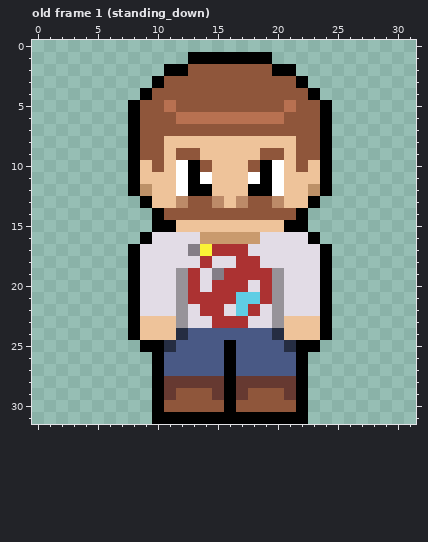
Pixel-art file, stored at Assets/Art/enemy_one.aseprite. The picture above was drawn from the file before the commit.
32x32 pixels, 27 frames. Colours within 5 levels of each other are drawn and written as one. Shown: old frame 1 (standing_down). The commit also changed other frames, which this record leaves out.
New version:
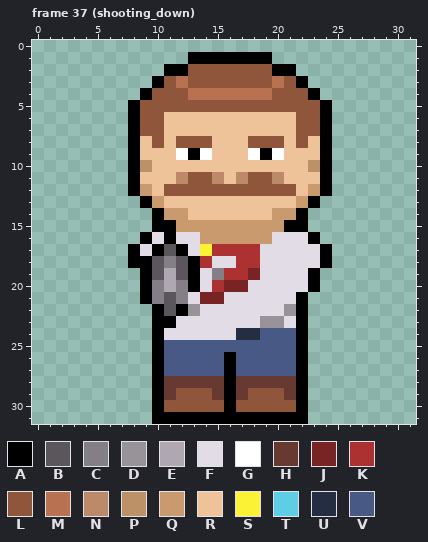
Palette (. is transparent): A #000000  B #5a565c  C #847e87  D #979399  E #afa8b3  F #e2dce6  G #ffffff  H #663931  J #782424  K #ac3232  L #8f563b  M #b87151  N #bc8a68  P #bd9168  Q #c99a6d  R #eec39a  S #fbf236  T #5fcde4  U #252d42  V #495985
A new or re-ordered frame is compared with the old frame closest to it.
Changes in this commit:
frames 27 -> 38
Frame 37 (shooting_down) is new; against old frame 1 (standing_down):
y 3: x 12 L -> M; x 20 L -> M
y 4: x 13..19 LLLLLLL -> MMMMMMM
y 5: x 11 M -> L; x 21 M -> L
y 6: x 11..21 LMMMMMMMMML -> RRRRRRRRRRR
y 7: x 11..21 LLLLLLLLLLL -> RRRRRRRRRRR
y 8: x 9 L -> R; x 12..14 RRR -> LLL; x 18..20 RRR -> LLL; x 23 L -> R
y 9: x 9..10 LL -> RR; x 12..14 LLR -> GAG; x 18..20 RLL -> GAG; x 22..23 LL -> RR
y 10: x 9..10 RL -> PR; x 12..14 GAL -> RRR; x 18..20 LAG -> RRR; x 22..23 LR -> RP
y 11: x 12..15 GAGR -> NLLN; x 17..20 RGAG -> NLLN
y 12: x 9 P -> Q; x 11..21 RGAARRRAAGR -> LLLLLLLLLLL; x 23 P -> Q
y 13: x 10 R -> Q; x 12..15 NLLN -> RRRR; x 17..20 NLLN -> RRRR; x 22 R -> Q
y 14: x 11..21 LLLLLLLLLLL -> QQRRRRRRRQQ
y 15: x 12..20 RRRRRRRRR -> QQQQQQQQQ
y 16: x 11 F -> A; x 19 F -> Q
y 17: x 10..13 FFFC -> ABAF; x 18 F -> K
y 18: x 9..13 FFFFF -> ABCBA
y 19: x 8..13 AFFFDK -> .ABEBA; x 18..20 KKD -> JFF; x 23..24 FA -> A.
y 20: x 8..13 AFFFDK -> .ACECA; x 16..17 KK -> JJ; x 19..20 KD -> FF; x 23..24 FA -> A.
y 21: x 8..20 AFFFDKKKKTTKD -> .ACBCFJJFFFFF; x 22..24 FFA -> A..
y 22: x 8..15 AFFFDFKK -> ..ABADFF; x 17..18 TK -> FF; x 20..24 DFFFA -> FDA..
y 23: x 8..12 ARRRD -> ..AAF; x 15..17 KKK -> FFF; x 19 F -> D; x 21..24 RRRA -> FA..
y 24: x 8..18 ARRRUVVVVVV -> ..AFFFFFFUU; x 20..24 URRRA -> VVA..
y 25: x 9 A -> .; x 11 U -> V; x 16 A -> V; x 21 U -> V; x 23 A -> .
Boxes around the changes in both pictures, in picture pixels (x1, y1, x2, y2):
changed: (128, 76, 332, 352)
